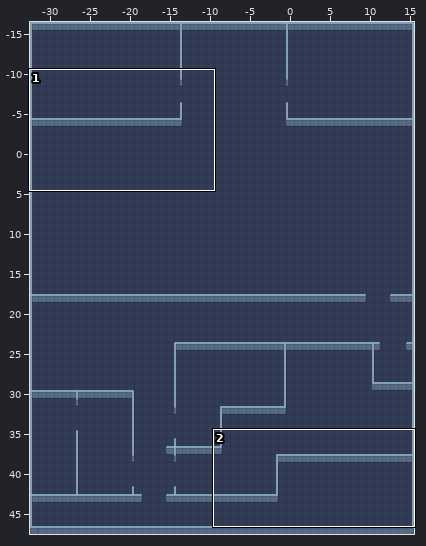
A Tiled map (JSON) gets an edit: assets/maps/stage-01.json. The first picture is a wide view before the edit; the outline marks the close-up.
Close-up. As it was:
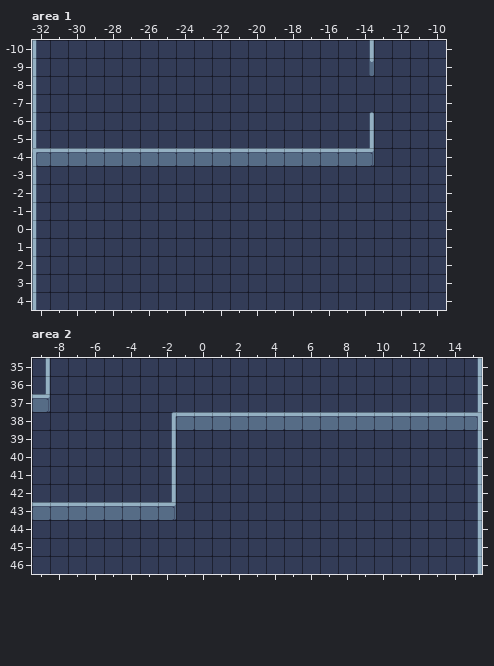
Cells are 32x32 px. Shown: area 1 x -32..-10, y -10..4; area 2 x -9..15, y 35..46. The commit also changed other parts of the map, which this record leaves out.
After:
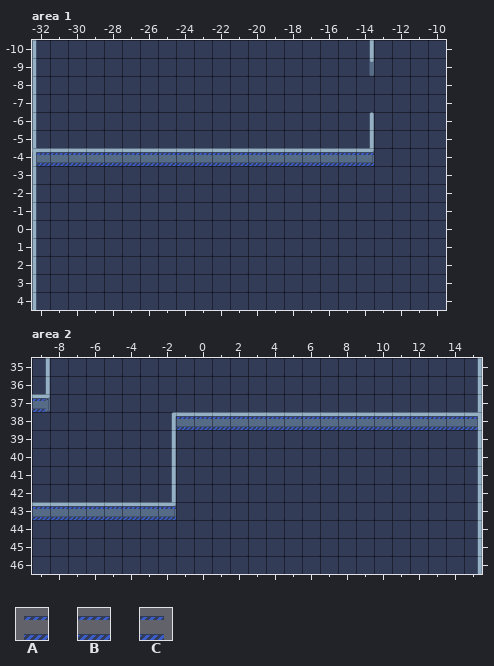
Key: from "tileset-01": A 234, B 235, C 236.
_ is an empty cell.
The exact change:
Layer "features", area 1:
y -4: x -32..-14 ___________________ -> ABBBBBBBBBBBBBBBBBB
Layer "features", area 2:
y 37: x -9 _ -> C
y 38: x -1..15 _________________ -> BBBBBBBBBBBBBBBBC
y 43: x -9..-2 ________ -> BBBBBBBB
Where, in picture pixels (left, top, right, bottom), the same in both close-ups:
added: (36, 152, 374, 166)
added: (32, 398, 46, 412)
added: (176, 416, 478, 430)
added: (32, 506, 176, 520)
